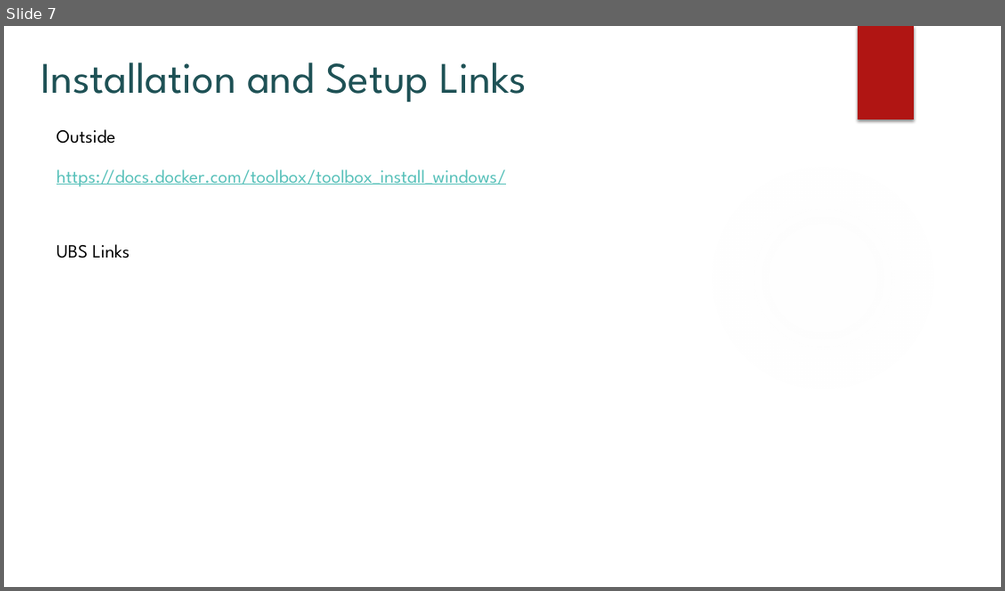
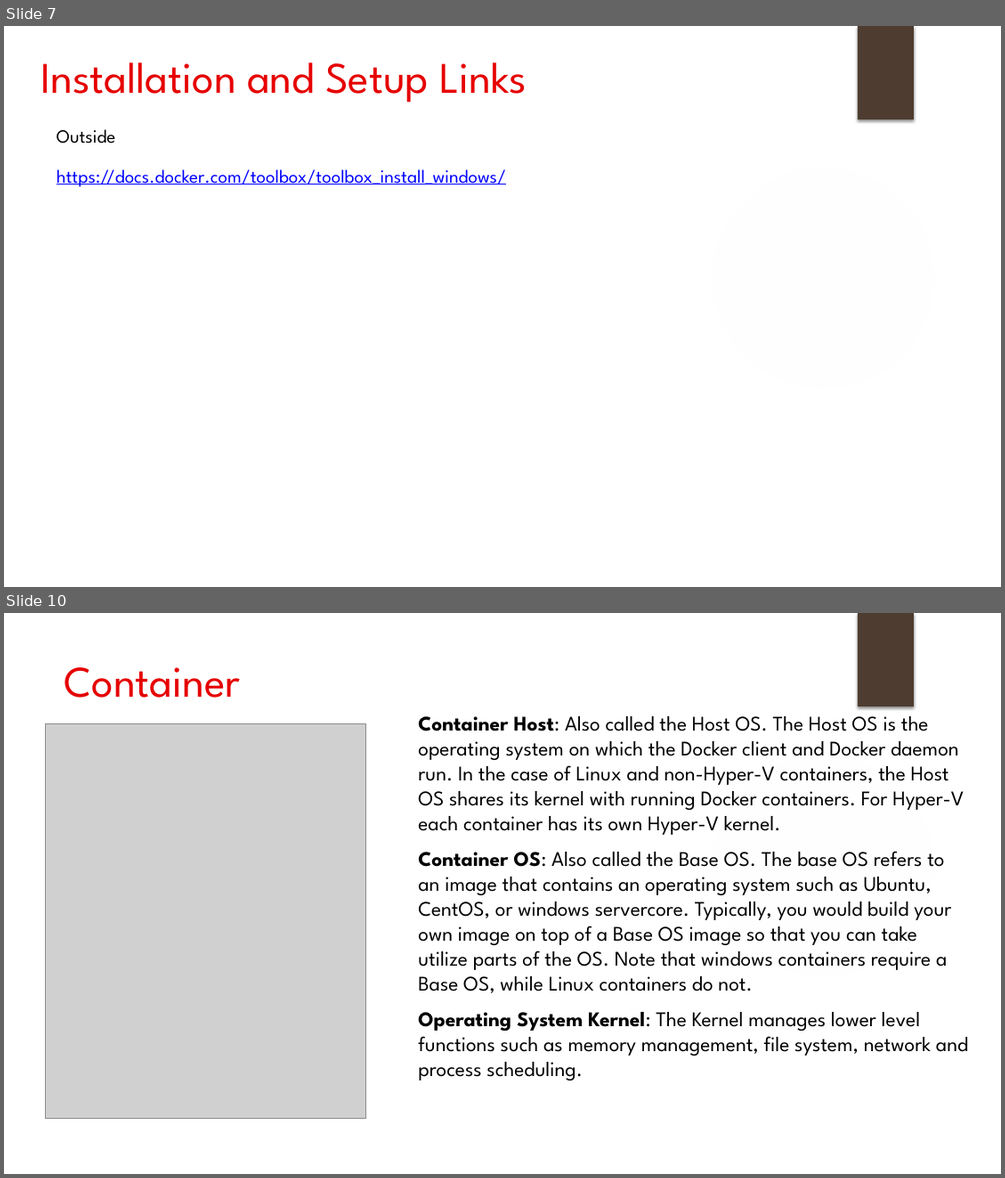
Before and after one commit to CodeItOnGit/presentations, a slide deck: DockerSeries/Part1-Fundamentals/Docker Fundamentals.pptx. Shown one above the other, each under a label of ours: slide 7 before the commit, slides 7 and 10 after it; the slides between them are not shown. The pictures are 1005x591 and 1005x1178 pixels, drawn with LibreOffice and Linux fonts; fonts in the diff are those of the drawing; grey boxes stand for pictures; background and template pictures are left out. Boxes give left, top, right and bottom in pixels: in the first picture for what was removed or moved away, otherwise in the second. Text is boxed around its words. In the diff, an @@ line names an element or a change of style, - is before the commit and + after.

Commit message:
Completed deck for Docker Fundamentals

```diff
--- a/DockerSeries/Part1-Fundamentals/Docker Fundamentals.pptx
+++ b/DockerSeries/Part1-Fundamentals/Docker Fundamentals.pptx
@@ slide 10 added at [4, 613, 1001, 1174], background #FFFFFF; not listed: 2 template elements that a slide beside it also shows @@
@@ title added at [65, 667, 241, 698], 42 pt, text #E60000 @@
+Container
@@ text added at [418, 716, 968, 1080], 20 pt, text #000000 @@
+▶ Container Host: Also called the Host OS. The Host OS is the operating system on which the Docker client and Docker daemon run. In the case of Linux and non-Hyper-V containers, the Host OS shares its kernel with running Docker containers. For Hyper-V each container has its own Hyper-V kernel.
+▶ Container OS: Also called the Base OS. The base OS refers to an image that contains an operating system such as Ubuntu, CentOS, or windows servercore. Typically, you would build your own image on top of a Base OS image so that you can take utilize parts of the OS. Note that windows containers require a Base OS, while Linux containers do not.
+▶ Operating System Kernel: The Kernel manages lower level functions such as memory management, file system, network and process scheduling.
@@ picture added at [45, 723, 366, 1119] @@
@@ slide 7 changed as well @@
@@ title "Installation and Setup Links" at [40, 62, 526, 103]: text colour #1E5155 to #E60000 @@
@@ rectangle at [858, 26, 914, 119]: fill #B01513 to #4D3C2F @@
@@ text "https://docs.docker.com/toolbox/toolbox_install_windows/" at [57, 169, 506, 187]: text colour #58C1BA to #0000FF @@
@@ text removed at [57, 244, 129, 258] @@
-UBS Links
```
Also in this commit, not shown: 14 other slides changed, 5 other slides added, 2 slides removed.
